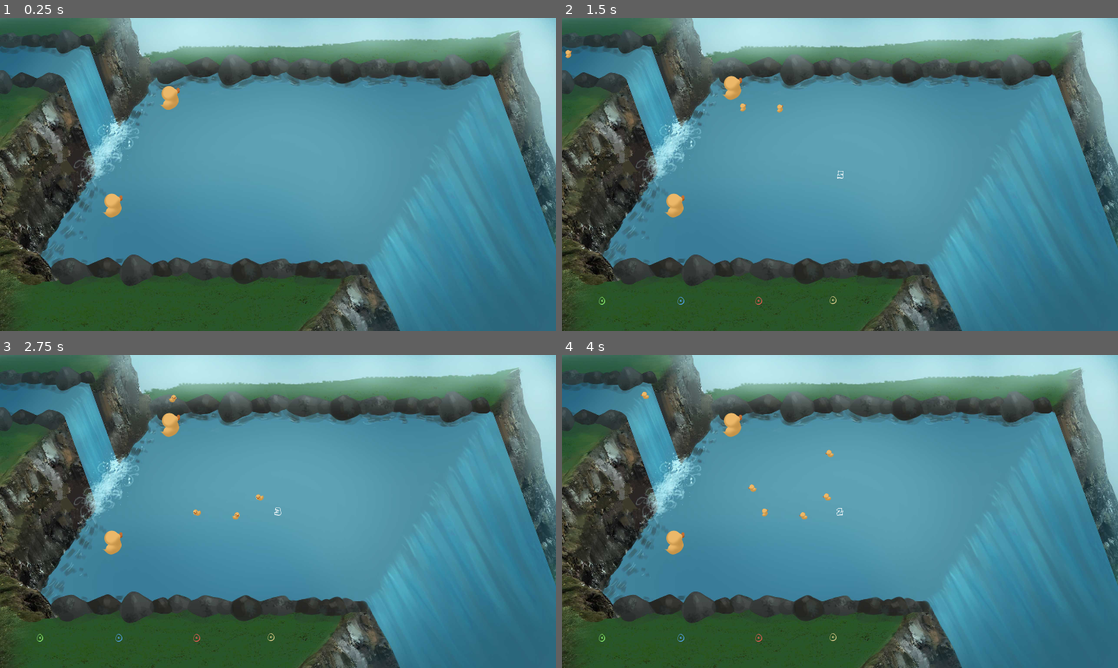
Above: before the commit, frames 1-4 (two rows, left to right).
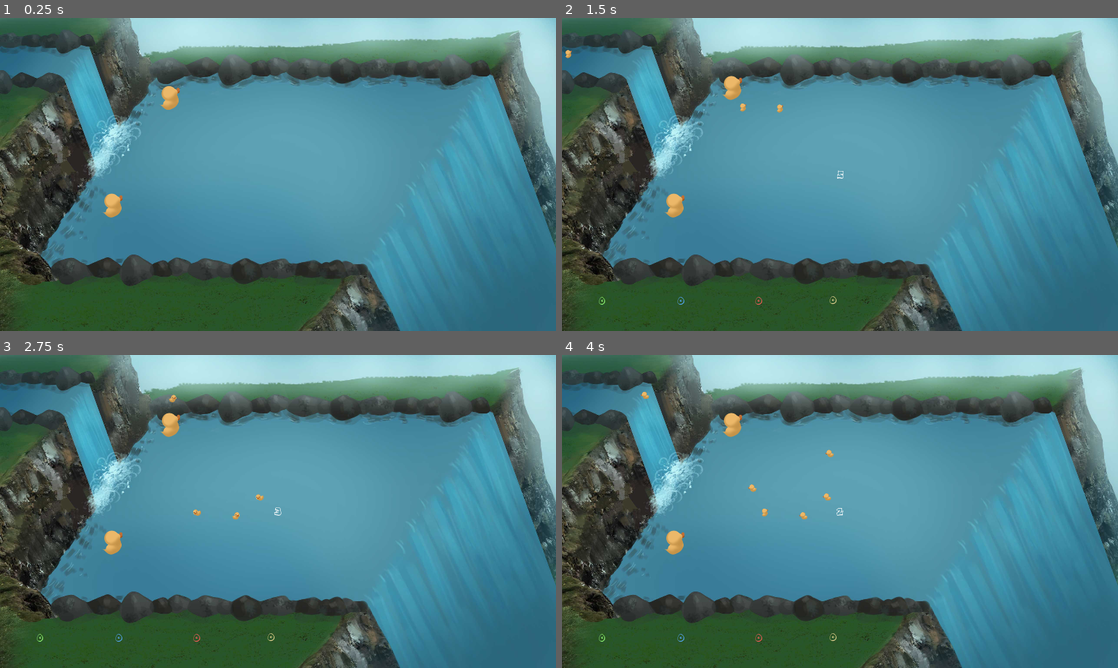
Above: after the commit, the same moments.

Repository: TeamAwesomeTOJam/ducks
Game: Godot game, scene res://Game.tscn
Two runs of this game, one before a commit and one after it. Both use one fixed random seed, a clock stepped at 60 frames per second and the inputs below.
Inputs:
- Up to frame 1 (0.25 s): no input
- Up to frame 2 (1.5 s): tap Enter (p0duck) at 0.5, 0.6, 1.35 s; hold Up (ui_up) 0.53-1.28 s
- Up to frame 3 (2.75 s): hold Up (ui_up) from 2.03 s (still down); tap Enter (p0duck) at 2.1 s
- Up to frame 4 (4 s): tap Enter (p0duck) at 2.85, 3.6 s; release Up (ui_up) at 3.53 s

The runs differ from the first frame. In frame 1, 0.8% of the frame differs, in the area x 13-92%, y 17-83%; in frame 2, 0.8%; in frame 3, 0.8%; in frame 4, 0.8%.

Commit message:
Fixed timer

Diff:
--- a/Game.gd
+++ b/Game.gd
@@ -8,7 +8,7 @@
 
 var MAX_PLAYERS = 4
 var MAX_TIME_PRE_GAME = 5.0
-var MAX_TIME_GAME = 10.0
+var MAX_TIME_GAME = 101.0
 
 enum STATE {
     idle,
--- a/Game.tscn
+++ b/Game.tscn
@@ -37,7 +37,7 @@
 custom_solver_bias = 0.0
 extents = Vector2( 100, 720 )
 
-[node name="Game" type="Node"]
+[node name="Game" type="Node" index="0"]
 
 script = ExtResource( 1 )
 Player = ExtResource( 2 )
@@ -47,7 +47,7 @@
 
 frames = SubResource( 1 )
 animation = "loop"
-frame = 2
+frame = 5
 playing = true
 offset = Vector2( 1280, 720 )
 _sections_unfolded = [ "Z Index" ]
